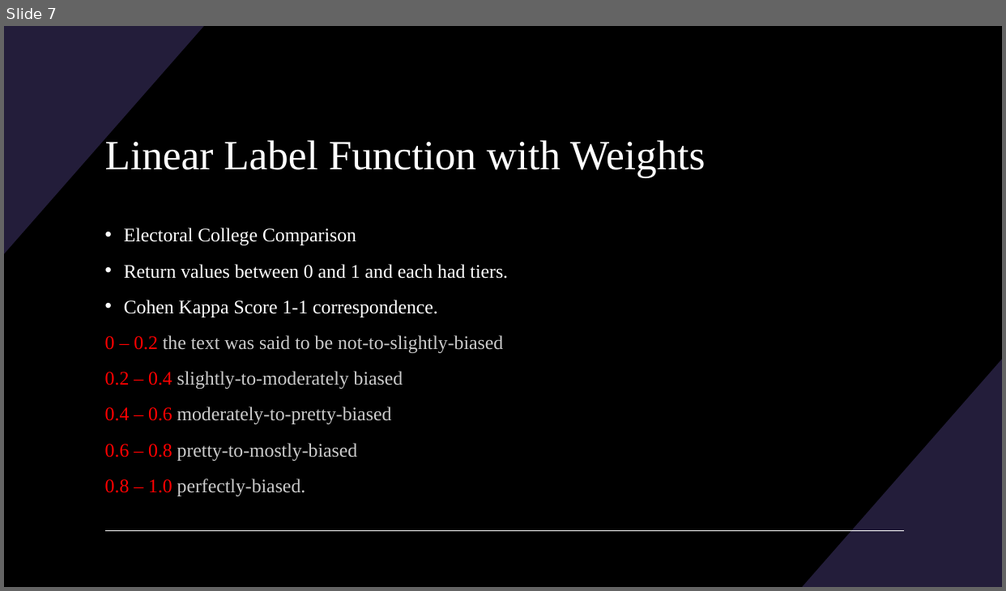
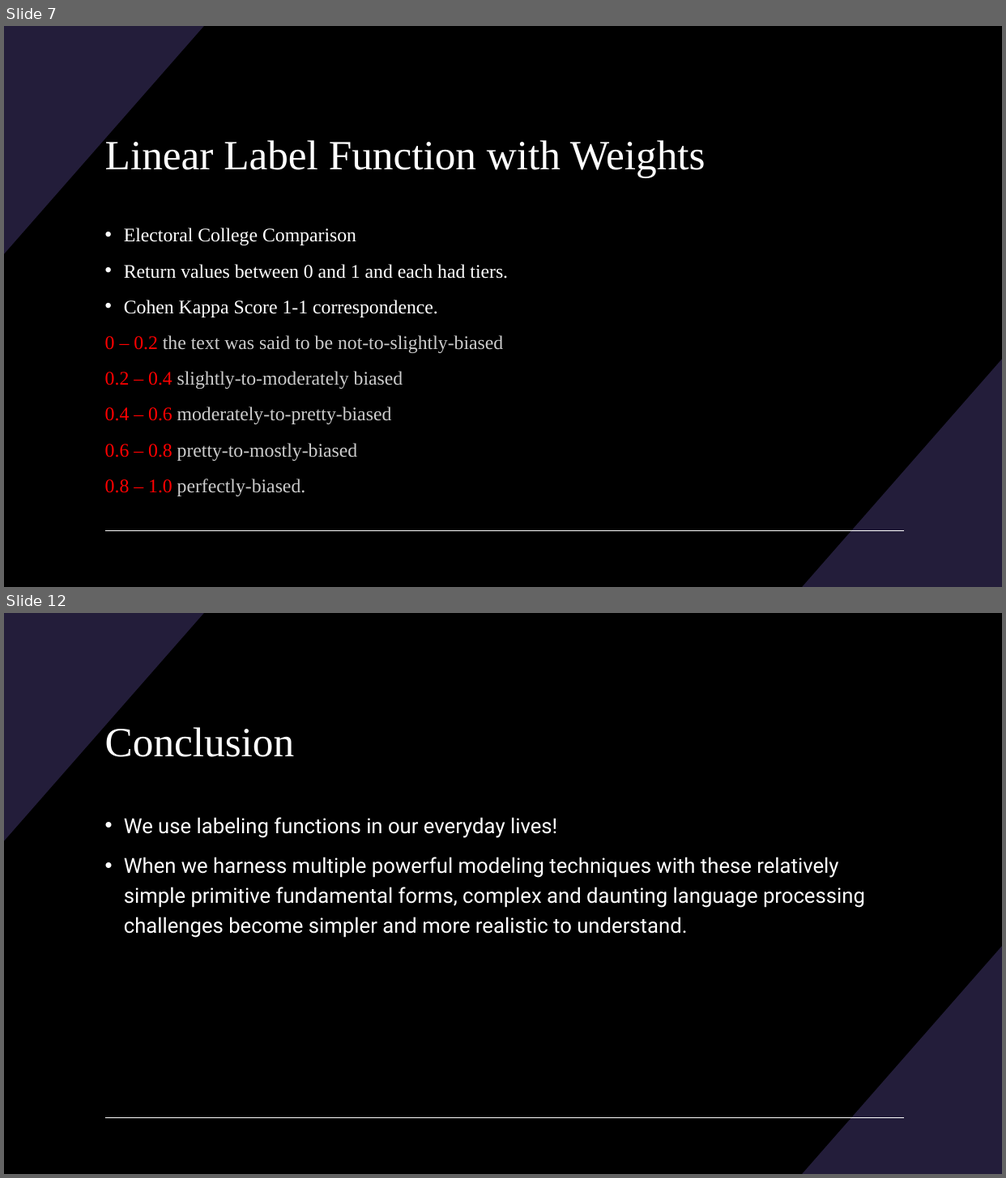
Before and after one commit to BenjaminRocco/Capstone_Project, a slide deck: Capstone_Presentation.pptx. Shown one above the other, each under a label of ours: slide 7 before the commit, slides 7 and 12 after it; the slides between them are not shown. The pictures are 1006x591 and 1006x1178 pixels, drawn with LibreOffice and Linux fonts; fonts in the diff are those of the drawing. Boxes give left, top, right and bottom in pixels: in the first picture for what was removed or moved away, otherwise in the second. Text is boxed around its words. In the diff, an @@ line names an element or a change of style, - is before the commit and + after.

```diff
--- a/Capstone_Presentation.pptx
+++ b/Capstone_Presentation.pptx
@@ slide 12 added at [4,613,1002,1174], background #000000; not listed: 3 template elements that a slide beside it also shows @@
@@ title added at [105,724,295,757], 40 pt, text #FFFFFF @@
+Conclusion
@@ text added at [124,817,865,938], 20 pt, text #FFFFFF @@
+• We use labeling functions in our everyday lives!
+• When we harness multiple powerful modeling techniques with these relatively simple primitive fundamental forms, complex and daunting language processing challenges become simpler and more realistic to understand.
```
Also in this commit, not shown: 7 slides changed, 2 other slides added, 1 slide removed, 1 other file.
